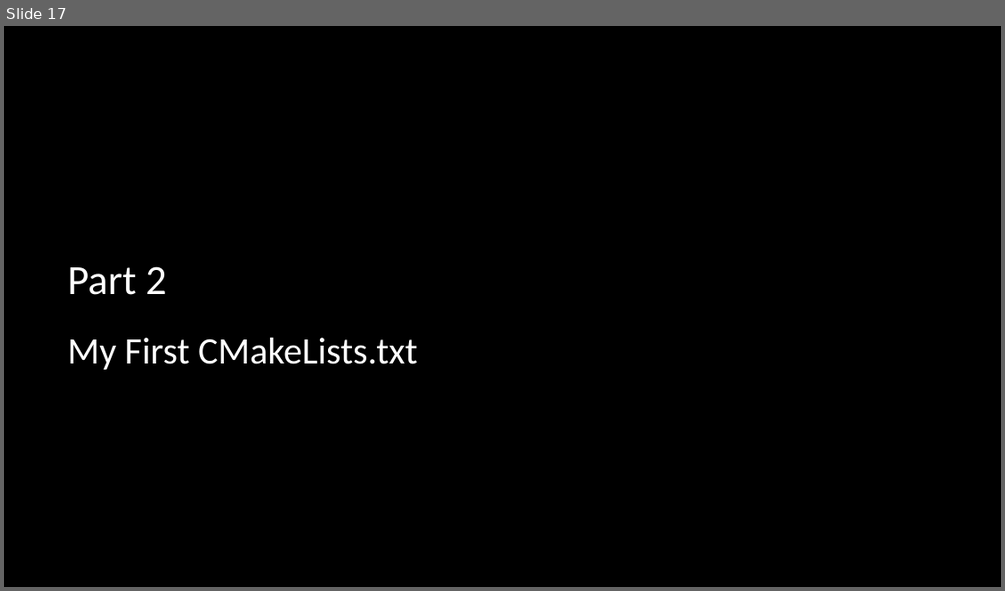
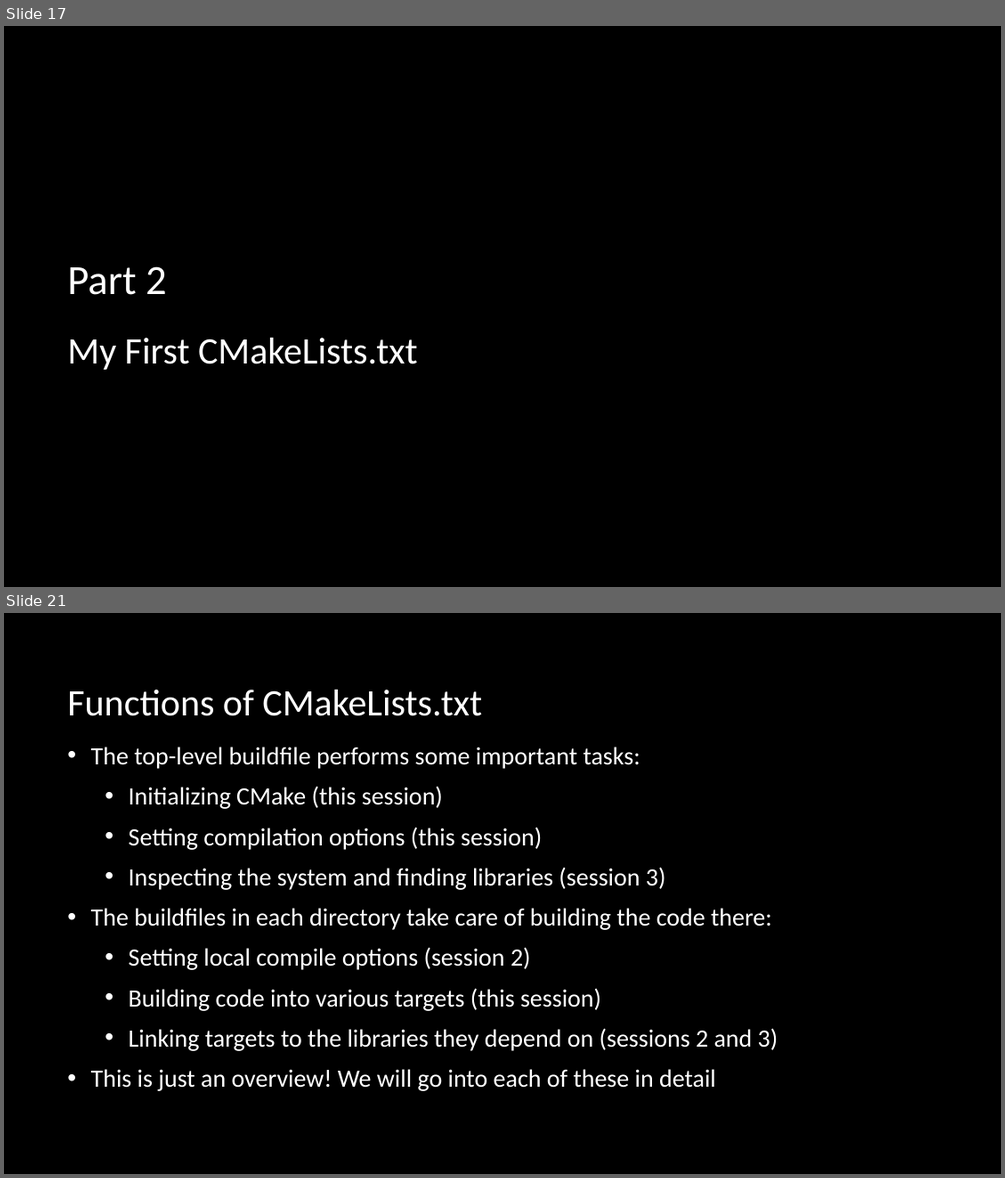
Before and after one commit to multiplemonomials/CMakeTraining, a slide deck: Session 1 - CMake and Building CXX.pptx. Shown one above the other, each under a label of ours: slide 17 before the commit, slides 17 and 21 after it; the slides between them are not shown. The pictures are 1005x591 and 1005x1178 pixels, drawn with LibreOffice and Linux fonts; fonts in the diff are those of the drawing; background and template pictures are left out. Boxes give left, top, right and bottom in pixels: in the first picture for what was removed or moved away, otherwise in the second. Text is boxed around its words. In the diff, an @@ line names an element or a change of style, - is before the commit and + after.

Commit message:
Finish session 1

```diff
--- a/Session 1 - CMake and Building CXX.pptx
+++ b/Session 1 - CMake and Building CXX.pptx
@@ slide 21 added at [4, 613, 1001, 1174], background picture (left out) @@
@@ title added at [67, 690, 482, 716], 36 pt, text #FFFFFF @@
+Functions of CMakeLists.txt
@@ text added at [91, 747, 778, 1091], 24 pt, text #FFFFFF @@
+• The top-level buildfile performs some important tasks:
+  • Initializing CMake (this session)
+  • Setting compilation options (this session)
+  • Inspecting the system and finding libraries (session 3)
+• The buildfiles in each directory take care of building the code there:
+  • Setting local compile options (session 2)
+  • Building code into various targets (this session)
+  • Linking targets to the libraries they depend on (sessions 2 and 3)
+• This is just an overview! We will go into each of these in detail
```
Also in this commit, not shown: 2 slides changed, 17 other slides added, 1 slide removed, 2 other files.
